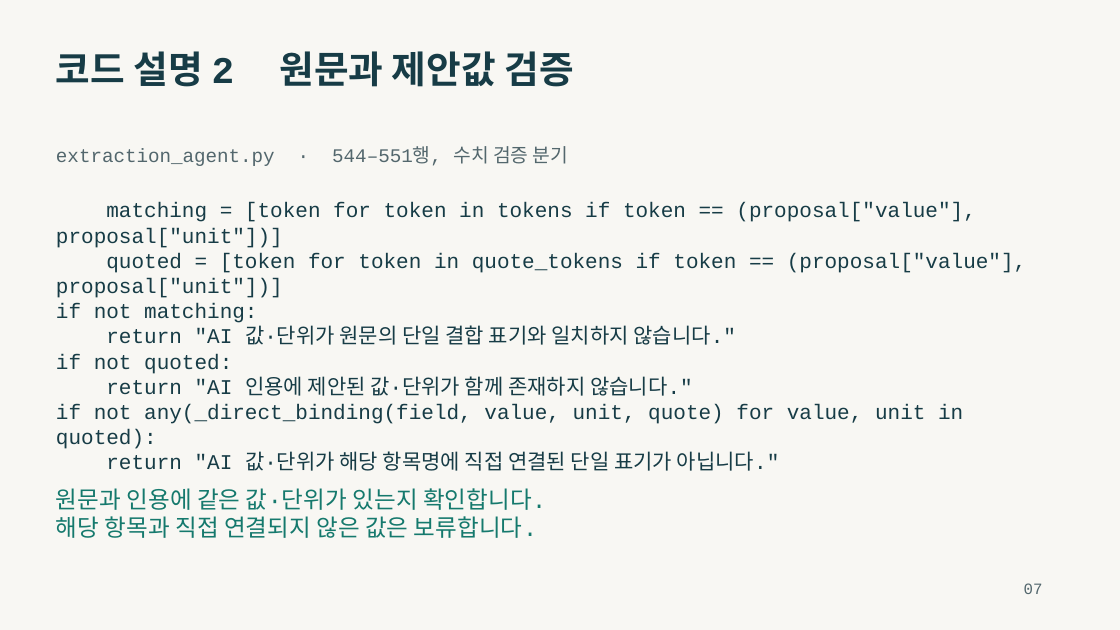
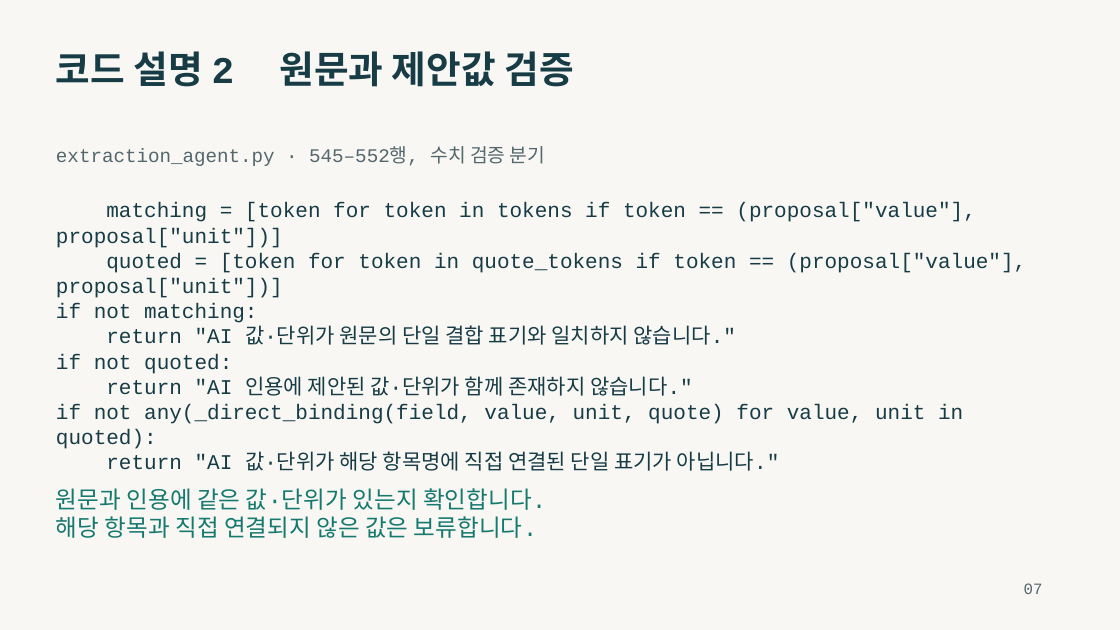
Before and after one commit to seogdo/transformer-spec-review, a slide deck: slide 7 of output/presentations/transformer-spec-review-presentation.pptx. Drawn at 1120x630 pixels with LibreOffice and Linux fonts; fonts in the diff are those of the drawing. Boxes give left, top, right and bottom in pixels: in the first picture for what was removed or moved away, otherwise in the second. Text is boxed around its words. In the diff, an @@ line names an element or a change of style, - is before the commit and + after.

```diff
--- a/output/presentations/transformer-spec-review-presentation.pptx
+++ b/output/presentations/transformer-spec-review-presentation.pptx
@@ text at bbox=[56, 146, 545, 166]: text changed @@
-extraction_agent.py · 544–551행, 수치 검증 분기
+extraction_agent.py · 545–552행, 수치 검증 분기
```
Also in this commit, not shown: 9 other slides changed, 16 other files.
